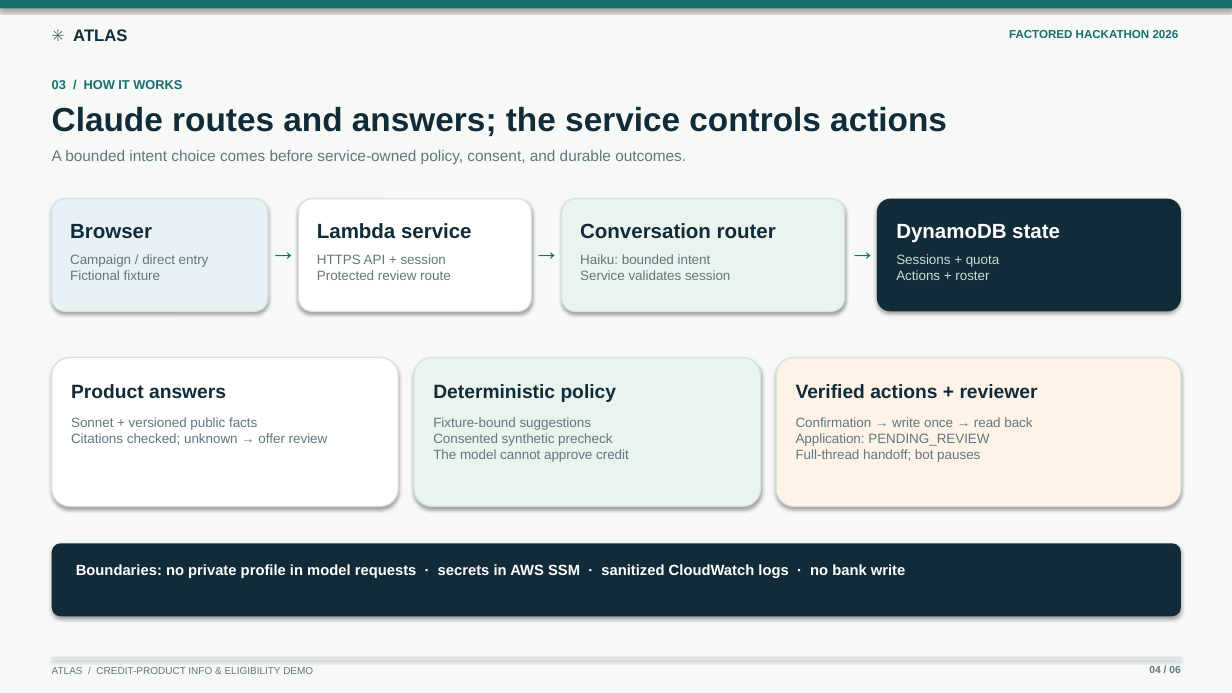
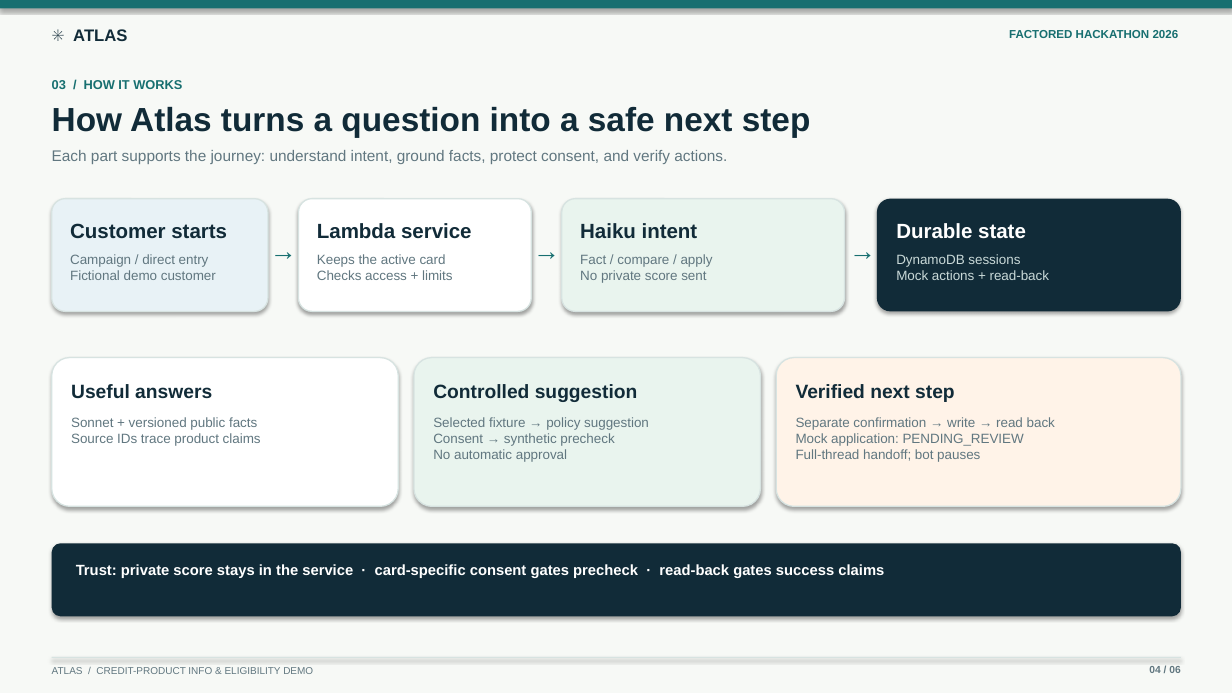
Before and after one commit to lucasswolff/factored-hackathon-2026-atlas, a slide deck: slide 4 of presentation/atlas_factored_hackathon_2026.pptx. Drawn at 1232x693 pixels with LibreOffice and Linux fonts; fonts in the diff are those of the drawing. Boxes give left, top, right and bottom in pixels: in the first picture for what was removed or moved away, otherwise in the second. Text is boxed around its words. In the diff, an @@ line names an element or a change of style, - is before the commit and + after.

Commit message:
Refocus pitch deck on product journey and technical value (#38)

```diff
--- a/presentation/atlas_factored_hackathon_2026.pptx
+++ b/presentation/atlas_factored_hackathon_2026.pptx
@@ text at <box>52,107,811,137</box>: text changed @@
-Claude routes and answers; the service controls actions
+How Atlas turns a question into a safe next step
@@ text at <box>52,150,727,164</box>: text changed @@
-A bounded intent choice comes before service-owned policy, consent, and durable outcomes.
+Each part supports the journey: understand intent, ground facts, protect consent, and verify actions.
@@ text at <box>70,223,227,238</box>: text changed @@
-Browser
+Customer starts
@@ text at <box>580,223,698,238</box>: text changed @@
-Conversation router
+Haiku intent
@@ text at <box>896,223,1026,239</box>: text changed @@
-DynamoDB state
+Durable state
@@ text at <box>317,254,453,280</box>: text changed @@
-HTTPS API + session
-Protected review route
+Keeps the active card
+Checks access + limits
@@ text at <box>580,254,713,283</box>: text changed @@
-Haiku: bounded intent
-Service validates session
+Fact / compare / apply
+No private score sent
@@ text at <box>896,254,1050,280</box>: text changed @@
-Sessions + quota
-Actions + roster
+DynamoDB sessions
+Mock actions + read-back
@@ text at <box>70,270,216,280</box>: text changed @@
-Fictional fixture
+Fictional demo customer
@@ text at <box>71,384,212,398</box>: text changed @@
-Product answers
+Useful answers
@@ text at <box>433,384,638,402</box>: text changed @@
-Deterministic policy
+Controlled suggestion
@@ text at <box>796,384,955,402</box>: text changed @@
-Verified actions + reviewer
+Verified next step
@@ text at <box>433,417,649,462</box>: text changed @@
-Fixture-bound suggestions
-Consented synthetic precheck
-The model cannot approve credit
+Selected fixture → policy suggestion
+Consent → synthetic precheck
+No automatic approval
@@ text at <box>796,417,1055,446</box>: text changed @@
-Confirmation → write once → read back
-Application: PENDING_REVIEW
+Separate confirmation → write → read back
+Mock application: PENDING_REVIEW
@@ text at <box>71,433,261,446</box>: text changed @@
-Citations checked; unknown → offer review
+Source IDs trace product claims
@@ text at <box>76,564,884,578</box>: text changed @@
-Boundaries: no private profile in model requests · secrets in AWS SSM · sanitized CloudWatch logs · no bank write
+Trust: private score stays in the service · card-specific consent gates precheck · read-back gates success claims
```
Also in this commit, not shown: 4 other slides changed, 1 slide added, 1 slide removed, 3 other files.
